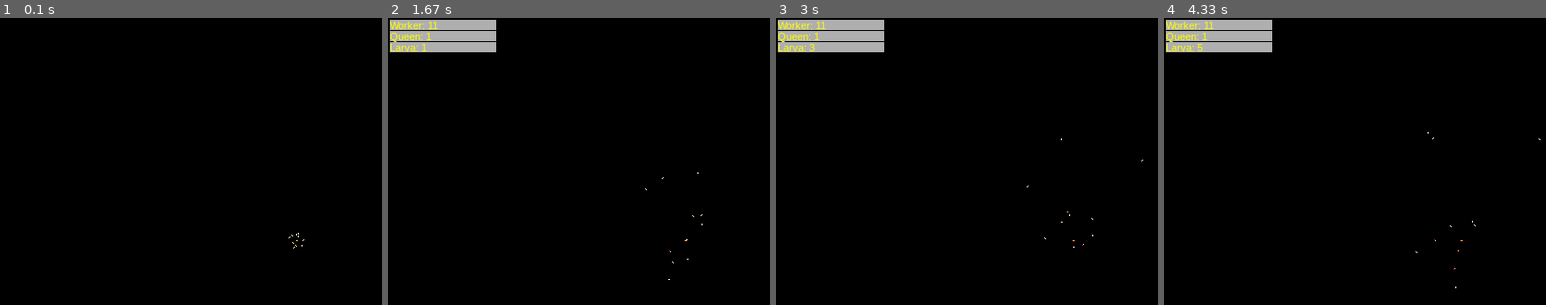
Above: before the commit, frames 1-4 (left to right).
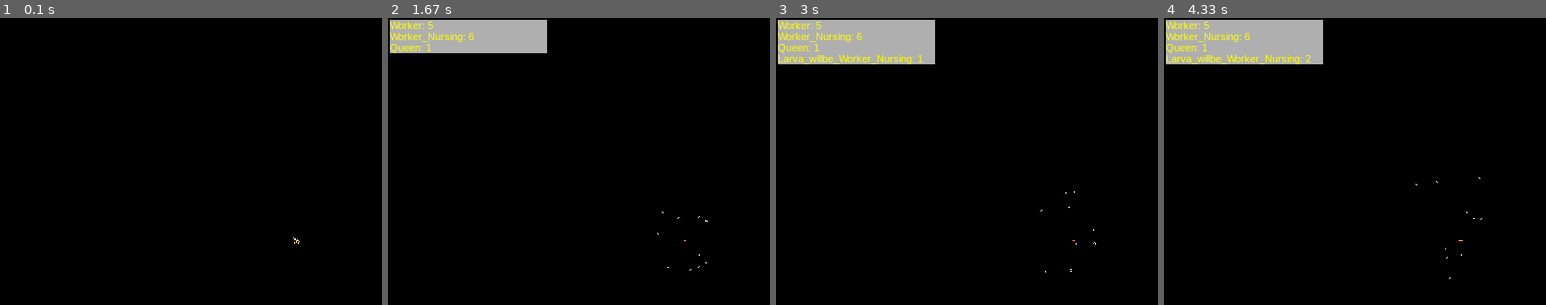
Above: after the commit, the same moments.

Repository: buxx/simtermites
Game: pygame game, started from main.py
Same seed, same stepped clock (60 frames per second), same inputs: the game is played once before the commit and once after it. The source is Python 2; it was converted automatically to run under Python 3.
Inputs:
- Up to frame 1 (0.1 s): no input
- Up to frame 2 (1.67 s): no input
- Up to frame 3 (3 s): no input
- Up to frame 4 (4.33 s): no input

The runs differ from the first frame. In frame 1, less than 0.1% of the frame differs, in the area x 75-80%, y 74-81%; in frame 2, 2.3%; in frame 3, 3.9%; in frame 4, 3.9%, in the area x 0-99%, y 0-95%.

Commit message:
Incrementation des stats a partir d'un id calculé automatiquement. Repport du calcul du nombre d'objet coté action pour transmettre a l'objet de gestion des contraintes.

Diff:
--- a/config/Configuration.py
+++ b/config/Configuration.py
@@ -5,7 +5,7 @@
   CONF_SCREEN_WIDTH_MIDDLE = 320
   CONF_SCREEN_HEIGHT = 480
   CONF_SCREEN_HEIGHT_MIDDLE = 240
-  CONF_CLOCK_TICK = None # None is allowed
+  CONF_CLOCK_TICK = 25 # None is allowed
 
   CONF_TERMITES_COUNT_WORKER_NOWORK = 5
   CONF_TERMITES_COUNT_WORKER_NURSING = 5
--- a/lib/actions/Lay.py
+++ b/lib/actions/Lay.py
@@ -8,8 +8,11 @@
   def __init__(self, simulation, brain):
     Action.__init__(self, simulation, brain)
     # TODO: le work (nursing la) devra etre dynamique
-    self.egg  = Larva('Nursing')
+    self.egg  = Larva('Worker', 'Nursing')
 
   def do(self):
-    if self.simulation.restriction.canDoAction('Lay', 'Worker_Nursing'):
-      self.simulation.termites_simulator.addNewObjectToSimulation(self.brain.host.getLayPosition(), self.egg)
+    if self.simulation.restriction.canDoAction('Lay_Worker_Nursing', \
+    self.simulation.core.statistics.getData('Worker_Nursing', False, True) + self.simulation.core.statistics.getData('Larva_willbe_Worker_Nursing', True, True)):
+
+      self.simulation.termites_simulator.addNewObjectToSimulation(self.brain.host.getLayPosition(), self.egg, False)
+      self.simulation.core.statistics.increaseData('Larva_willbe_'+self.egg.getWillBeName())
--- a/lib/entity/Object.py
+++ b/lib/entity/Object.py
@@ -3,6 +3,9 @@
   color = 255, 255, 255
   position = None
   carried_by = None
+
+  def getId(self):
+    return self.__class__.__name__
 
   def setPosition(self, position):
     self.position = position
--- a/lib/entity/bug/termite/Larva.py
+++ b/lib/entity/bug/termite/Larva.py
@@ -13,8 +13,9 @@
   hatch_object = None
   hatch_object_work = None
 
-  def __init__(self, hatch_object_work):
+  def __init__(self, hatch_object, hatch_object_work):
     Termite.__init__(self, LarvaBrain(self), 1)
+    self.hatch_object = hatch_object
     self.hatch_object_work = hatch_object_work
 
   def getPosition(self):
@@ -40,7 +41,9 @@
 
   def hatchIfReady(self, simulation):
     if self.hatch_cyles == 0:
+      # L'objet cree doit etre de classe dynamique
       simulation.termites_simulator.addNewObjectToSimulation(self.getPosition(), Worker(self.hatch_object_work))
+      simulation.core.statistics.uncreaseData('Larva_willbe_Worker_Nursing')
       self.destroy(simulation)
 
   def destroy(self, simulation):
@@ -52,3 +55,8 @@
     self.hatch_cyles = self.hatch_cyles - Configuration.LARVA_PUTTED_NEAR_LARVA_HATCH_BONUS
     if self.hatch_cyles < 1:
       self.hatch_cyles = 1
+
+  def getWillBeName(self):
+    if self.hatch_object_work != None:
+      return self.hatch_object + '_' + self.hatch_object_work
+    return self.hatch_object
--- a/lib/entity/bug/termite/Worker.py
+++ b/lib/entity/bug/termite/Worker.py
@@ -5,10 +5,10 @@
 
   object_carried = None
 
-  def getWorkerNameIfHaveWork(self):
+  def getId(self):
     if self.brain.work != None:
       return self.__class__.__name__+'_'+self.brain.work
-    return None
+    return Termite.getId(self)
 
   def __init__(self, work = None):
     brain = WorkerBrain(self, work)
--- a/lib/simulation/Restriction.py
+++ b/lib/simulation/Restriction.py
@@ -10,10 +10,8 @@
   def __init__(self, simulation):
     self.simulation = simulation
 
-  def canDoAction(self, action1, action2):
-    if action1+'_'+action2 in self.restrictions and self.simulation.core.statistics.getData(action2) != None:
-      print 'action connu'
-      print str(self.simulation.core.statistics.getData(action2)) + ' ' + str(self.restrictions[action1+'_'+action2])
-      if self.simulation.core.statistics.getData(action2) > self.restrictions[action1+'_'+action2]:
+  def canDoAction(self, action_id, count_reference):
+    if action_id in self.restrictions:
+      if count_reference > self.restrictions[action_id]:
         return False
     return True
--- a/lib/simulation/SimulationManager.py
+++ b/lib/simulation/SimulationManager.py
@@ -42,7 +42,7 @@
     while termites_count <= Configuration.CONF_TERMITES_COUNT_WORKER_NURSING:
       self.placer.place((Configuration.CONF_SCREEN_WIDTH_MIDDLE, Configuration.CONF_SCREEN_HEIGHT_MIDDLE), TermiteWorker('Nursing'))
       termites_count = termites_count+1
-      self.core.statistics.increaseData('Worker')
+      self.core.statistics.increaseData('Worker_Nursing')
     self.placer.place((Configuration.CONF_SCREEN_WIDTH_MIDDLE, Configuration.CONF_SCREEN_HEIGHT_MIDDLE), TermiteQueen('Queening'))
     self.core.statistics.increaseData('Queen')
 
@@ -74,7 +74,6 @@
       self.filecycle_counter = Configuration.LILECYCLE_EACH_CYCLE
 
   def addObjectPositionInGrid(self, object):
-
     if object.carried_by == None:
       position_key = str(object.getPosition()[0])+'.'+str(object.getPosition()[1])
       if position_key in self.objects_positions_grid:
@@ -82,11 +81,9 @@
       else:
         self.objects_positions_grid[position_key] = [object]
 
-
-  def addNewObjectToSimulation(self, position, object):
-    self.core.statistics.increaseData(object.__class__.__name__)
-    if object.getWorkerNameIfHaveWork() != None:
-      self.core.statistics.increaseData(object.getWorkerNameIfHaveWork())
+  def addNewObjectToSimulation(self, position, object, increase_statistics_data = True):
+    if increase_statistics_data == True:
+      self.core.statistics.increaseData(object.getId())
     self.placer.place(position, object)
 
   def deleteObjectFromSimulation(self, object):
--- a/lib/simulation/TermitesSimulator.py
+++ b/lib/simulation/TermitesSimulator.py
@@ -19,8 +19,8 @@
         termite.runLifeCycle(self.simulation)
       self.simulation.addObjectPositionInGrid(termite)
 
-  def addNewObjectToSimulation(self, position, object):
-    self.simulation.addNewObjectToSimulation(position, object)
+  def addNewObjectToSimulation(self, position, object, increase_statistics_data = True):
+    self.simulation.addNewObjectToSimulation(position, object, increase_statistics_data)
 
   def deleteObjectFromSimulation(self, object):
     self.termites[:] = [p for p in self.termites if p != object]
--- a/lib/tool/Satistics.py
+++ b/lib/tool/Satistics.py
@@ -4,29 +4,47 @@
 class Statistics(object):
 
   objects = {}
+  hidden_objects = {}
 
   def __init__(self):
     pass
 
-  def getData(self, data_id):
-    if data_id in self.objects:
-      return self.objects[data_id]
-    return None
+  def getObjects(self, hidden = False):
+    if hidden == False:
+      return self.objects
+    return self.hidden_objects
 
-  def increaseData(self, data_id):
-    if data_id in self.objects:
-      self.objects[data_id] = self.objects[data_id]+1
+  def setObjects(self, objects, hidden = False):
+    if hidden == False:
+      self.objects = objects
+    self.hidden_objects = objects
+
+  def getData(self, data_id, hidden = False, return_zero_if_none = False):
+    objects = self.getObjects(hidden)
+    if data_id in objects:
+      return objects[data_id]
+    if return_zero_if_none == False:
+      return None
+    return 0
+
+  def increaseData(self, data_id, hidden = False):
+    objects = self.getObjects(hidden)
+    if data_id in objects:
+      objects[data_id] = objects[data_id]+1
     else:
-      self.objects[data_id] = 1
+      objects[data_id] = 1
+    self.setObjects(objects, hidden)
 
-  def uncreaseData(self, data_id):
-    if data_id in self.objects:
-      self.objects[data_id] = self.objects[data_id]-1
+  def uncreaseData(self, data_id, hidden = False):
+    objects = self.getObjects(hidden)
+    if data_id in objects:
+      objects[data_id] = objects[data_id]-1
+    self.setObjects(objects, hidden)
 
   def updateDisplay(self, pygame_):
     pos_y = 2
     for data_id in self.objects:
-      pygame_.draw_rect((175, 175, 175), (2,pos_y, 115 ,11), 0)
+      pygame_.draw_rect((175, 175, 175), (2,pos_y, 170 , 12), 0)
       label = pygame_.getLabel(data_id+': '+str(self.objects[data_id]))
       pygame_.screen.blit(label, (2, pos_y))
       pos_y = pos_y + 12
